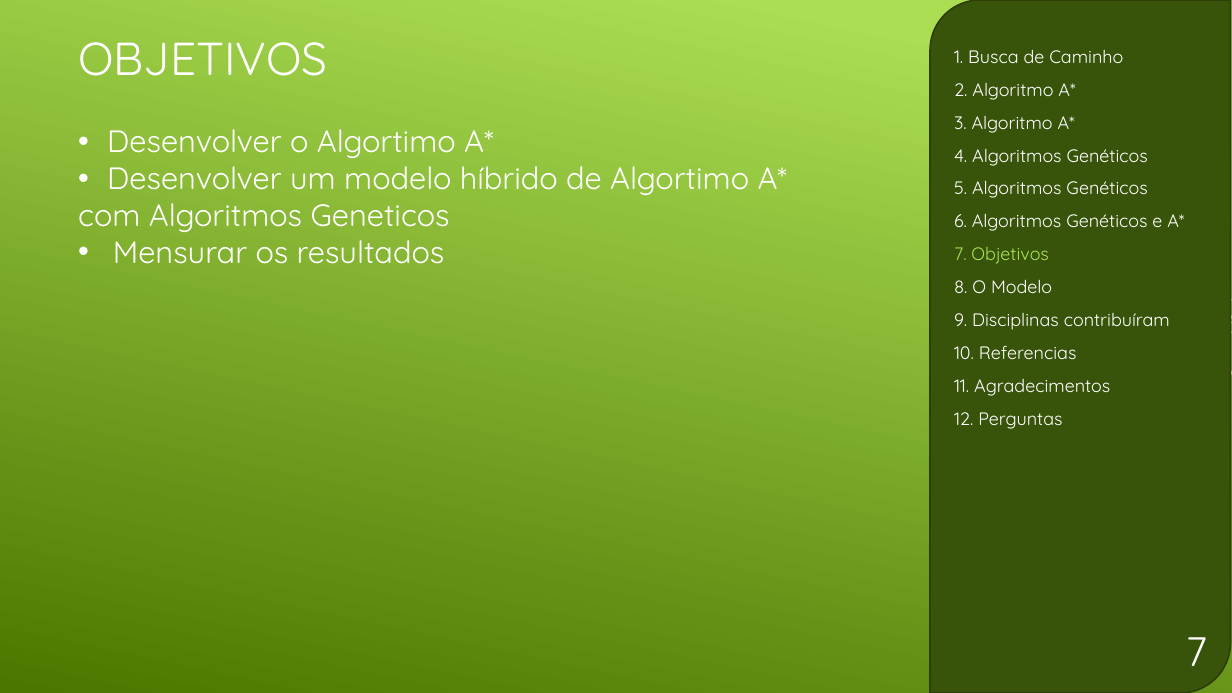
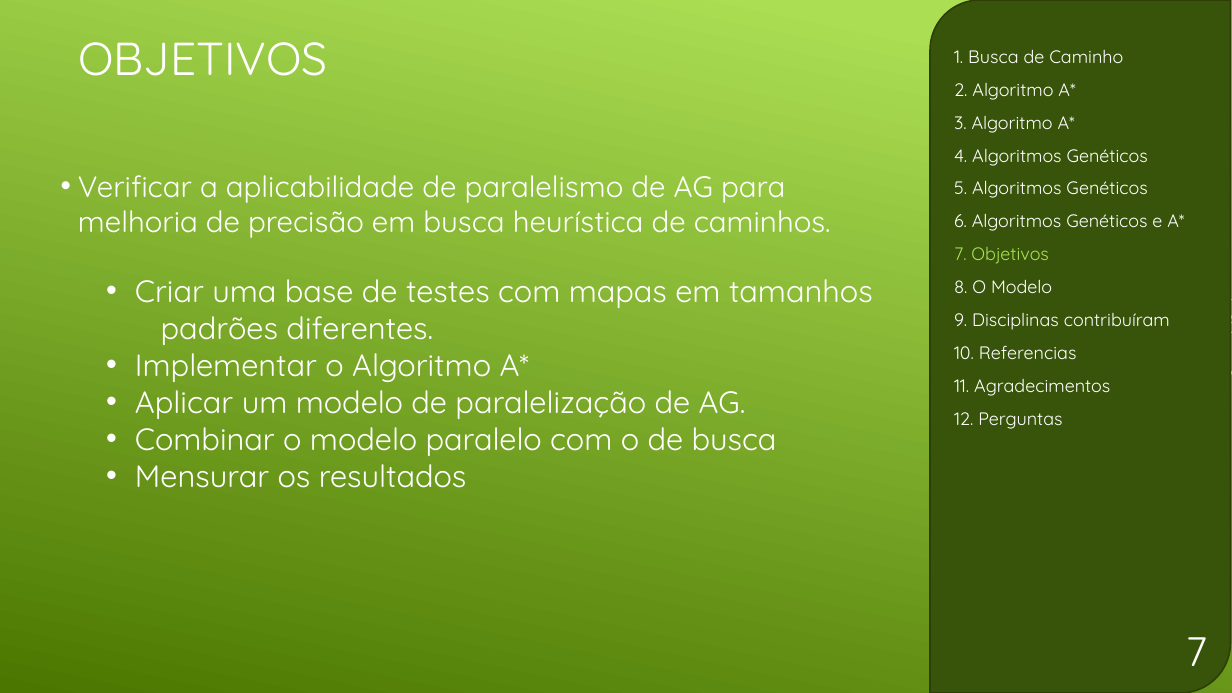
Before and after one commit to GDPLTDA/SenacTCC, a slide deck: slide 8 of Apresentação.pptx. Drawn at 1232x693 pixels with LibreOffice and Linux fonts; fonts in the diff are those of the drawing. Boxes give left, top, right and bottom in pixels: in the first picture for what was removed or moved away, otherwise in the second. Text is boxed around its words. In the diff, an @@ line names an element or a change of style, - is before the commit and + after.

```diff
--- a/Apresentação.pptx
+++ b/Apresentação.pptx
@@ text added at bbox=[78, 175, 831, 238], 23 pt, text #FFFFFF @@
+• Verificar a aplicabilidade de paralelismo de AG para melhoria de precisão em busca heurística de caminhos.
@@ text "Criar uma base de testes ...": place and size @@
-text "Criar uma base de testes ..." at bbox=[78, 129, 787, 264]
+text "Criar uma base de testes ..." at bbox=[135, 279, 873, 488]
@@ text at bbox=[135, 279, 873, 456]: text changed @@
-• Desenvolver o Algortimo A*
-• Desenvolver um modelo híbrido de Algortimo A*
-com Algoritmos Geneticos
+• Criar uma base de testes com mapas em tamanhos
+  padrões diferentes.
+• Implementar o Algoritmo A*
+• Aplicar um modelo de paralelização de AG.
+• Combinar o modelo paralelo com o de busca
@@ text at bbox=[135, 455, 467, 488]: indent changed @@
```
Also in this commit, not shown: 7 other slides changed, 2 other files.
